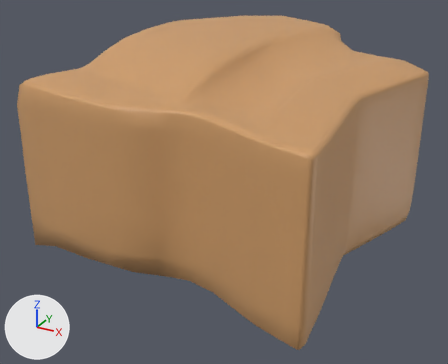
One commit to the FBX model Assets/Terrain/terrain_W4A3a.fbx: the scene before it, then after it.
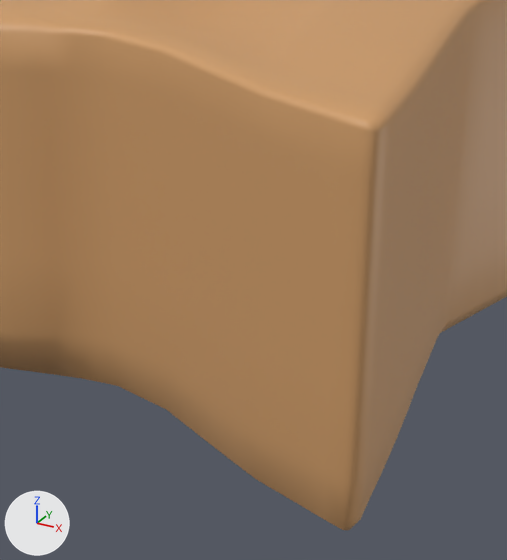
Each version is shown whole from a 50 mm lens placed at (-304.4, -1361.2, 201.6), pointed at (-462.3, -1074.1, 58.0), then close up on the part from 30% to 84% of the width and 27% to 100% of the height. Lighting does not change. The marker at lower left points along +X, +Y and +Z. Where no turn or scale is listed for an object, it has been applied to the vertices.

Names of what the first close-up shows: 'W4A3_a'.
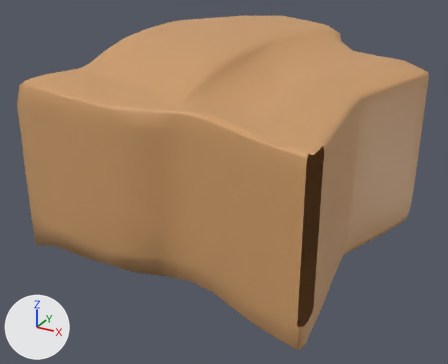
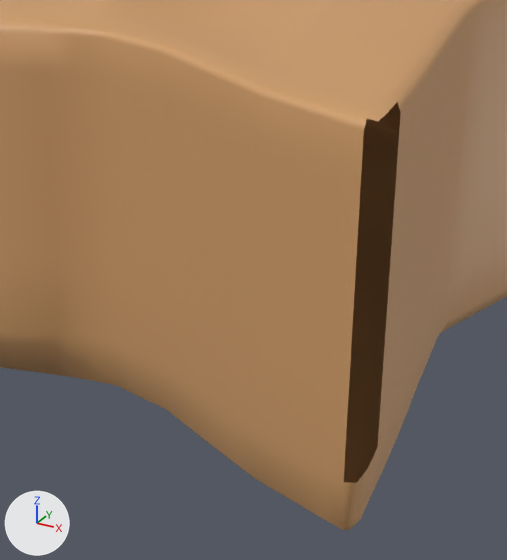
Changed parts and their boxes (x1, y1, x2, y2) in the close-ups (507 x 560 px):
part 1 of me_mesh, deleted (brown): before (344, 102, 401, 483)

Edits to the bpy script that builds the scene:
```text
Change me_mesh:
    where me_mesh.from_pydata(...)  # 690 vertices, 688 faces; spans x -53.0..121.0, y -56.0..184.0, z -47.0..62.0
    used by ob_w4a3_a; location = (-487.1, -1120.9, 74.7)
    verts and faces of me_mesh; kept vertices keep their numbers, new ones are numbered from 690
    before: 28 (114.0, -53.0, 51.0) at pixel (377, 121), 36 (114.0, -42.0, 50.0) at pixel (397, 101), 44 (115.0, -55.0, -1.0) at pixel (362, 397), 45 (114.0, -42.0, -1.0) at pixel (383, 365), 96 (115.0, -55.0, 41.0) at pixel (375, 177)
    before: 97 (114.0, -42.0, 41.0) at pixel (397, 155), 230 (115.0, -55.0, 49.0) at pixel (378, 132), 233 (115.0, -49.0, 51.0) at pixel (386, 113), 260 (114.0, -42.0, -19.0) at pixel (377, 447), 261 (115.0, -55.0, -19.0) at pixel (356, 482)
    before: 262 (114.0, -42.0, 21.0) at pixel (390, 255), 263 (115.0, -50.0, -1.0) at pixel (373, 384), 377 (115.0, -55.0, 22.0) at pixel (369, 282), 378 (114.0, -42.0, 49.0) at pixel (400, 112), 379 (115.0, -50.0, 41.0) at pixel (387, 169)
    before: 452 (113.0, -56.0, -1.0) at pixel (348, 396), 454 (113.0, -56.0, 41.0) at pixel (361, 176), 456 (113.0, -54.0, 51.0) at pixel (366, 118), 507 (115.0, -50.0, 49.0) at pixel (390, 124), 562 (115.0, -50.0, -19.0) at pixel (367, 468)
    before: 624 (115.0, -50.0, 22.0) at pixel (380, 272), 664 (113.0, -56.0, -19.0) at pixel (343, 482), 665 (113.0, -56.0, 22.0) at pixel (355, 281), 666 (113.0, -56.0, 49.0) at pixel (363, 131)
    me_mesh part 1
    add delete_vertices([44, 96, 230, 263, 377, 379, 507, 624])  # with the faces that use them
```
